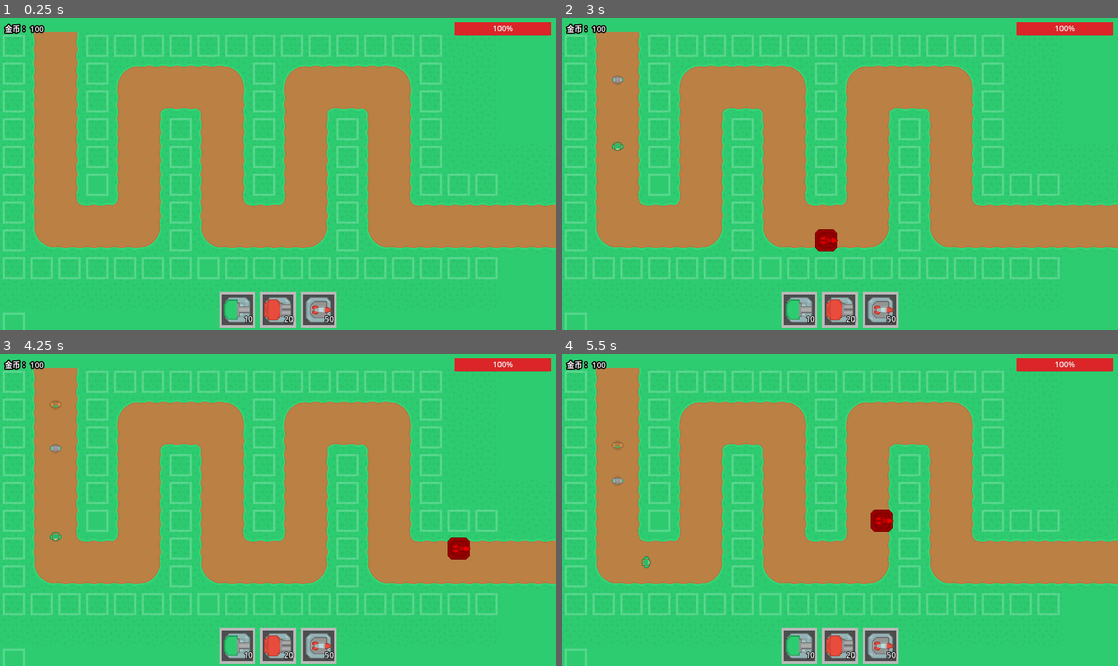
Above: before the commit, frames 1-4 (two rows, left to right).
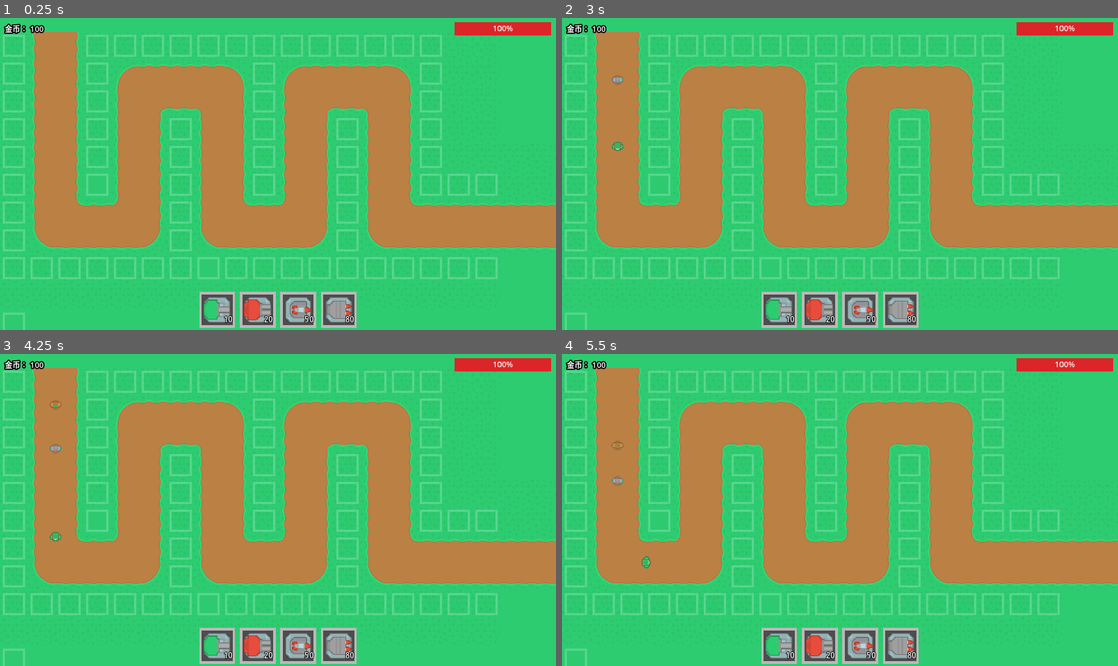
Above: after the commit, the same moments.

Repository: Liweimin0512/GodotTowerDefense
Game: Godot game, scene res://main.tscn
Same seed, same stepped clock (60 frames per second), same inputs: the game is played once before the commit and once after it.
Inputs (mouse positions are in pixels of both pictures, inside the frame that each line leads up to):
- Up to frame 1 (0.25 s): no input
- Up to frame 2 (3 s): tap Enter at 0.5 s; move the mouse to (801, 311) at 0.52 s; click (801, 311) at 0.67 s; move the mouse to (840, 311) at 1.27 s; click (840, 311) at 1.42 s; move the mouse to (878, 311) at 2.02 s; click (878, 311) at 2.17 s; move the mouse to (812, 236) at 2.77 s; click (812, 236) at 2.92 s
- Up to frame 3 (4.25 s): move the mouse to (444, 556) at 3.52 s; click (444, 556) at 3.67 s
- Up to frame 4 (5.5 s): move the mouse to (673, 463) at 4.27 s; click (673, 463) at 4.42 s; move the mouse to (867, 510) at 5.02 s; click (867, 510) at 5.17 s

The runs differ from the first frame. In frame 1, 2.5% of the frame differs, in the area x 35-65%, y 87-100%; in frame 2, 2.8%, in the area x 35-65%, y 67-100%; in frame 3, 2.8%; in frame 4, 2.8%.

Commit message:
导弹爆炸效果和相关逻辑实现

Diff:
--- a/main.tscn
+++ b/main.tscn
@@ -1,11 +1,11 @@
 [gd_scene load_steps=17 format=3 uid="uid://b81k01hvvahfb"]
 
 [ext_resource type="Script" path="res://main.gd" id="1_txhum"]
-[ext_resource type="PackedScene" uid="uid://chxyrunrronuv" path="res://source/actor/tower/enemy/enemy_01.tscn" id="2_8ac7j"]
-[ext_resource type="PackedScene" uid="uid://bldo30m34vnlk" path="res://source/actor/tower/enemy/enemy_02.tscn" id="3_hthjo"]
-[ext_resource type="PackedScene" uid="uid://bp6udbi527qil" path="res://source/actor/tower/enemy/enemy_03.tscn" id="4_a83jd"]
-[ext_resource type="PackedScene" uid="uid://m732k81v5pbt" path="res://source/actor/tower/enemy/enemy_04.tscn" id="5_f6jel"]
-[ext_resource type="PackedScene" uid="uid://dr57s47rgl0uh" path="res://source/actor/tower/enemy/enemy_05.tscn" id="6_ruxks"]
+[ext_resource type="PackedScene" uid="uid://chxyrunrronuv" path="res://source/actor/enemy/enemy_01.tscn" id="2_8ac7j"]
+[ext_resource type="PackedScene" uid="uid://bldo30m34vnlk" path="res://source/actor/enemy/enemy_02.tscn" id="3_hthjo"]
+[ext_resource type="PackedScene" uid="uid://bp6udbi527qil" path="res://source/actor/enemy/enemy_03.tscn" id="4_a83jd"]
+[ext_resource type="PackedScene" uid="uid://m732k81v5pbt" path="res://source/actor/enemy/enemy_04.tscn" id="5_f6jel"]
+[ext_resource type="PackedScene" uid="uid://dr57s47rgl0uh" path="res://source/actor/enemy/enemy_05.tscn" id="6_ruxks"]
 [ext_resource type="Texture2D" uid="uid://cmx1jg7fcrfj8" path="res://assets/textures/towerDefense_tilesheet@2.png" id="7_v67ja"]
 [ext_resource type="PackedScene" uid="uid://k0vt6u5l84ia" path="res://source/actor/tower.tscn" id="8_yv24w"]
 [ext_resource type="PackedScene" uid="uid://b1pjw4s15wm6b" path="res://source/widgets/game_form.tscn" id="9_ub67f"]
--- a/source/actor/bullet.gd
+++ b/source/actor/bullet.gd
@@ -8,9 +8,19 @@
 
 func _ready() -> void:
 	$Timer.wait_time = dead_time
+	$Area2D.area_entered.connect(_on_area_entered)
 
 func initialize(target : Enemy) -> void:
 	self.target = target
 
+func hit(enemy : Enemy) -> void:
+	enemy.damage(damage)
+	queue_free()
+
 func _on_timer_timeout() -> void:
 	queue_free()
+
+func _on_area_entered(area : Area2D) -> void:
+	if not area or not area.owner is Enemy : return
+	var enemy : Enemy = area.owner
+	hit(enemy)
--- a/source/actor/bullet.tscn
+++ b/source/actor/bullet.tscn
@@ -19,6 +19,7 @@
 [node name="Area2D" type="Area2D" parent="."]
 collision_layer = 4
 collision_mask = 2
+monitorable = false
 
 [node name="CollisionShape2D" type="CollisionShape2D" parent="Area2D"]
 rotation = 1.5708
--- a/source/actor/bullet/bullet_linear.gd
+++ b/source/actor/bullet/bullet_linear.gd
@@ -1,7 +1,10 @@
 extends Bullet
 class_name BulletLinear
 
+@export var P_EXPLOTION : PackedScene = null
+@export var explote_damage : float = 8
 var target_position = Vector2()  # 目标位置
+var explotion = null
 
 func initialize(target: Enemy) -> void:
 	target_position = target.global_position
@@ -14,3 +17,14 @@
 	global_position += move_vector
 	if position.distance_to(target_position) < step:
 		queue_free()  # 到达目标或超过一定距离后销毁
+
+## 创建爆炸物
+func create_explotion() -> void:
+	explotion = P_EXPLOTION.instantiate()
+	explotion.damage = explote_damage
+	get_parent().add_child(explotion)
+	explotion.global_position = global_position
+
+func hit(enemy : Enemy) -> void:
+	create_explotion()
+	super(enemy)
--- a/source/actor/bullet/bullet_linear.tscn
+++ b/source/actor/bullet/bullet_linear.tscn
@@ -1,11 +1,14 @@
-[gd_scene load_steps=4 format=3 uid="uid://bqg1ydi3ox2or"]
+[gd_scene load_steps=5 format=3 uid="uid://bqg1ydi3ox2or"]
 
 [ext_resource type="PackedScene" uid="uid://bt5ssito74mvj" path="res://source/actor/bullet.tscn" id="1_npi0a"]
 [ext_resource type="Script" path="res://source/actor/bullet/bullet_linear.gd" id="2_8qj7l"]
 [ext_resource type="Texture2D" uid="uid://ctu87t0i3d8sj" path="res://assets/textures/tower/bullet_06.tres" id="3_gely8"]
+[ext_resource type="PackedScene" uid="uid://rcjxsvn0e3o7" path="res://source/actor/explotion.tscn" id="3_ookgu"]
 
 [node name="bullet_linear" instance=ExtResource("1_npi0a")]
 script = ExtResource("2_8qj7l")
+P_EXPLOTION = ExtResource("3_ookgu")
+explote_damage = 8.0
 
 [node name="Sprite2D" parent="." index="0"]
 texture = ExtResource("3_gely8")
--- a/source/actor/bullet/bullet_linear_02.tscn
+++ b/source/actor/bullet/bullet_linear_02.tscn
@@ -1,11 +1,14 @@
-[gd_scene load_steps=4 format=3 uid="uid://ev7rug88aeaj"]
+[gd_scene load_steps=5 format=3 uid="uid://ev7rug88aeaj"]
 
 [ext_resource type="PackedScene" uid="uid://bt5ssito74mvj" path="res://source/actor/bullet.tscn" id="1_8e73h"]
 [ext_resource type="Script" path="res://source/actor/bullet/bullet_linear.gd" id="2_4vp8e"]
+[ext_resource type="PackedScene" uid="uid://rcjxsvn0e3o7" path="res://source/actor/explotion.tscn" id="3_0p681"]
 [ext_resource type="Texture2D" uid="uid://cs80xqqlrdxk6" path="res://assets/textures/tower/bullet_05.tres" id="3_f8r4k"]
 
 [node name="bullet_linear" instance=ExtResource("1_8e73h")]
 script = ExtResource("2_4vp8e")
+P_EXPLOTION = ExtResource("3_0p681")
+explote_damage = 8.0
 
 [node name="Sprite2D" parent="." index="0"]
 texture = ExtResource("3_f8r4k")
--- a/source/actor/enemy.gd
+++ b/source/actor/enemy.gd
@@ -7,7 +7,7 @@
 @export var speed : float = 120
 @export var max_hp : float = 100
 var current_hp : float : set = _current_hp_setter
-@export var damage : float = 10
+@export var attack : float = 10
 @export var loot_coin : int = 10
 
 signal damaged
@@ -29,12 +29,12 @@
 		queue_free()
 		get_parent().remove_child(self)
 
-func _damage() -> void:damaged.emit(damage)
+## 受到伤害
+func damage(damage: float) -> void:
+	current_hp -= damage
 
-func _on_area_2d_area_entered(area: Area2D) -> void:
-	if area.owner is Bullet:
-		current_hp -= area.owner.damage
-		area.owner.queue_free()
+func _damage() -> void:
+	damaged.emit(attack)
 
 func _current_hp_setter(value : float) -> void:
 	current_hp = value
--- a/source/actor/enemy.tscn
+++ b/source/actor/enemy.tscn
@@ -5,7 +5,7 @@
 [ext_resource type="AudioStream" uid="uid://k3sjvxtm4mh8" path="res://assets/sound/hit3.ogg" id="3_7wnpj"]
 
 [sub_resource type="CircleShape2D" id="CircleShape2D_pfb0x"]
-radius = 64.0
+radius = 32.0
 
 [sub_resource type="StyleBoxFlat" id="StyleBoxFlat_rendp"]
 bg_color = Color(0.933333, 0.164706, 0.152941, 1)
@@ -13,7 +13,6 @@
 [node name="Enemy" type="PathFollow2D" groups=["actor", "enemy"]]
 script = ExtResource("1_rl2a8")
 speed = 200.0
-damage = 1.0
 
 [node name="Sprite2D" type="Sprite2D" parent="."]
 texture = ExtResource("2_so4lf")
@@ -21,6 +20,7 @@
 [node name="Area2D" type="Area2D" parent="."]
 collision_layer = 2
 collision_mask = 4
+monitoring = false
 
 [node name="CollisionShape2D" type="CollisionShape2D" parent="Area2D"]
 shape = SubResource("CircleShape2D_pfb0x")
@@ -38,5 +38,3 @@
 
 [node name="audio_dead" type="AudioStreamPlayer" parent="."]
 stream = ExtResource("3_7wnpj")
-
-[connection signal="area_entered" from="Area2D" to="." method="_on_area_2d_area_entered"]
--- a/source/actor/tower/enemy/enemy_05.tscn
+++ b/source/actor/enemy/enemy_05.tscn
@@ -1,15 +1,20 @@
-[gd_scene load_steps=3 format=3 uid="uid://dr57s47rgl0uh"]
+[gd_scene load_steps=4 format=3 uid="uid://dr57s47rgl0uh"]
 
 [ext_resource type="PackedScene" uid="uid://b6rxwl2ai7deu" path="res://source/actor/enemy.tscn" id="1_uyw1v"]
 [ext_resource type="Texture2D" uid="uid://vhcf86gdjmq3" path="res://assets/textures/enemy/enemy_tank_01.tres" id="2_dmdtk"]
 
+[sub_resource type="RectangleShape2D" id="RectangleShape2D_yecky"]
+size = Vector2(110, 75)
+
 [node name="Enemy" instance=ExtResource("1_uyw1v")]
 speed = 100.0
 max_hp = 1000.0
-damage = 50.0
 
 [node name="Sprite2D" parent="." index="0"]
 texture = ExtResource("2_dmdtk")
 
+[node name="CollisionShape2D2" type="CollisionShape2D" parent="Area2D" index="1"]
+shape = SubResource("RectangleShape2D_yecky")
+
 [node name="ProgressBar" parent="." index="2"]
 offset_bottom = -124.0
--- /dev/null
+++ b/source/actor/explotion.gd
@@ -0,0 +1,22 @@
+extends Node2D
+
+@onready var animated_sprite_2d: AnimatedSprite2D = $AnimatedSprite2D
+@onready var area_2d: Area2D = $Area2D
+## 伤害，由上层子弹提供
+@export var damage : float = 10
+
+signal exploted
+
+func _ready() -> void:
+	animated_sprite_2d.animation_finished.connect(
+		func() -> void:
+			_explote()
+	)
+
+## 爆炸
+func _explote() -> void:
+	for area : Area2D in area_2d.get_overlapping_areas():
+		area.owner.damage(damage)
+	queue_free()
+	get_parent().remove_child(self)
+	exploted.emit()
--- /dev/null
+++ b/source/actor/explotion.tscn
@@ -0,0 +1,68 @@
+[gd_scene load_steps=13 format=3 uid="uid://rcjxsvn0e3o7"]
+
+[ext_resource type="Script" path="res://source/actor/explotion.gd" id="1_5jw6n"]
+[ext_resource type="Texture2D" uid="uid://dfcndyw24qkei" path="res://assets/textures/explosion/Pixel explosion/pixelExplosion00.png" id="1_bdtir"]
+[ext_resource type="Texture2D" uid="uid://dcpvfctompgxa" path="res://assets/textures/explosion/Pixel explosion/pixelExplosion01.png" id="2_c4qc1"]
+[ext_resource type="Texture2D" uid="uid://cpb0qf81c86hv" path="res://assets/textures/explosion/Pixel explosion/pixelExplosion02.png" id="3_ikfr1"]
+[ext_resource type="Texture2D" uid="uid://bhf8ofee18rub" path="res://assets/textures/explosion/Pixel explosion/pixelExplosion03.png" id="4_kvbfr"]
+[ext_resource type="Texture2D" uid="uid://wnrdo3ofx1qp" path="res://assets/textures/explosion/Pixel explosion/pixelExplosion04.png" id="5_4g67x"]
+[ext_resource type="Texture2D" uid="uid://tjakgqdrycq8" path="res://assets/textures/explosion/Pixel explosion/pixelExplosion05.png" id="6_qifyy"]
+[ext_resource type="Texture2D" uid="uid://d2jfjpxu186io" path="res://assets/textures/explosion/Pixel explosion/pixelExplosion06.png" id="7_tsv15"]
+[ext_resource type="Texture2D" uid="uid://dm4as75yybiks" path="res://assets/textures/explosion/Pixel explosion/pixelExplosion07.png" id="8_ghv32"]
+[ext_resource type="Texture2D" uid="uid://7hex7mkjixik" path="res://assets/textures/explosion/Pixel explosion/pixelExplosion08.png" id="9_rd7fr"]
+
+[sub_resource type="SpriteFrames" id="SpriteFrames_2yy5s"]
+animations = [{
+"frames": [{
+"duration": 1.0,
+"texture": ExtResource("1_bdtir")
+}, {
+"duration": 1.0,
+"texture": ExtResource("2_c4qc1")
+}, {
+"duration": 1.0,
+"texture": ExtResource("3_ikfr1")
+}, {
+"duration": 1.0,
+"texture": ExtResource("4_kvbfr")
+}, {
+"duration": 1.0,
+"texture": ExtResource("5_4g67x")
+}, {
+"duration": 1.0,
+"texture": ExtResource("6_qifyy")
+}, {
+"duration": 1.0,
+"texture": ExtResource("7_tsv15")
+}, {
+"duration": 1.0,
+"texture": ExtResource("8_ghv32")
+}, {
+"duration": 1.0,
+"texture": ExtResource("9_rd7fr")
+}],
+"loop": false,
+"name": &"default",
+"speed": 5.0
+}]
+
+[sub_resource type="CircleShape2D" id="CircleShape2D_fjk3n"]
+radius = 128.0
+
+[node name="Explotion" type="Node2D"]
+script = ExtResource("1_5jw6n")
+
+[node name="AnimatedSprite2D" type="AnimatedSprite2D" parent="."]
+scale = Vector2(2.5, 2.5)
+sprite_frames = SubResource("SpriteFrames_2yy5s")
+autoplay = "default"
+frame = 8
+frame_progress = 1.0
+speed_scale = 3.0
+
+[node name="Area2D" type="Area2D" parent="."]
+collision_layer = 4
+collision_mask = 2
+
+[node name="CollisionShape2D" type="CollisionShape2D" parent="Area2D"]
+shape = SubResource("CircleShape2D_fjk3n")
--- a/source/actor/tower.gd
+++ b/source/actor/tower.gd
@@ -12,6 +12,7 @@
 
 var current_cd : float = 0
 var enemies : Array = []
+var current_bullet_count : int
 
 func _ready() -> void:
 	#initialize()
@@ -31,6 +32,7 @@
 	area_2d.area_exited.connect(_on_area_exit)
 	for area in area_2d.get_overlapping_areas():
 		enemies.append(area.owner)
+	current_bullet_count = bullet_count
 
 ## 能否拜访建筑物
 func can_place_tower(coin: int) -> bool:
@@ -44,12 +46,17 @@
 
 func _attack_enemy() -> void:
 	if enemies.is_empty() : return
-	_spawn_bullet()
-	current_cd = cooldown
+	if current_bullet_count > 0:
+		await _spawn_bullet()
+	else:
+		current_bullet_count = bullet_count
+		current_cd = cooldown
 
 func _spawn_bullet() -> void:
 	var bullet = p_bullet.instantiate()
 	bullet.damage = damage
 	add_child(bullet)
 	bullet.initialize(enemies[0])
+	current_bullet_count -= 1
 	$audio_explosion.play()
+	await get_tree().create_timer(0.5).timeout
--- a/source/actor/tower/tower_02.tscn
+++ b/source/actor/tower/tower_02.tscn
@@ -1,16 +1,17 @@
 [gd_scene load_steps=5 format=3 uid="uid://4c7g5vudwksg"]
 
 [ext_resource type="PackedScene" uid="uid://k0vt6u5l84ia" path="res://source/actor/tower.tscn" id="1_i4sba"]
-[ext_resource type="PackedScene" uid="uid://dsv7vfuh3knl1" path="res://source/actor/bullet/bullet_homing.tscn" id="2_cwk2j"]
+[ext_resource type="PackedScene" uid="uid://bcuxj4oqke6yp" path="res://source/actor/bullet/bullet_homing_02.tscn" id="2_5o2rc"]
 [ext_resource type="Texture2D" uid="uid://dn2mwmhmrr7oq" path="res://assets/textures/tower/tower_fort_01.tres" id="3_dij8j"]
 
 [sub_resource type="CircleShape2D" id="CircleShape2D_p3pnc"]
 radius = 320.0
 
 [node name="tower_01" instance=ExtResource("1_i4sba")]
-p_bullet = ExtResource("2_cwk2j")
+p_bullet = ExtResource("2_5o2rc")
 damage = 20.0
 cost = 20
+bullet_count = 2
 
 [node name="Sprite2D2" parent="fort" index="0"]
 texture = ExtResource("3_dij8j")
--- a/source/actor/tower/tower_03.tscn
+++ b/source/actor/tower/tower_03.tscn
@@ -9,6 +9,7 @@
 
 [node name="tower_01" instance=ExtResource("1_dmvpr")]
 p_bullet = ExtResource("2_uiaev")
+cooldown = 2.0
 damage = 50.0
 cost = 50
 
--- a/source/actor/tower/tower_04.tscn
+++ b/source/actor/tower/tower_04.tscn
@@ -9,8 +9,10 @@
 
 [node name="tower" instance=ExtResource("1_2bedv")]
 p_bullet = ExtResource("2_ewedy")
-damage = 50.0
-cost = 50
+cooldown = 2.0
+damage = 80.0
+cost = 80
+bullet_count = 2
 
 [node name="Sprite2D2" parent="fort" index="0"]
 texture = ExtResource("3_ayjdr")
--- a/source/widgets/game_form.tscn
+++ b/source/widgets/game_form.tscn
@@ -1,10 +1,11 @@
-[gd_scene load_steps=8 format=3 uid="uid://b1pjw4s15wm6b"]
+[gd_scene load_steps=9 format=3 uid="uid://b1pjw4s15wm6b"]
 
 [ext_resource type="Script" path="res://source/widgets/game_form.gd" id="1_2xrgf"]
 [ext_resource type="PackedScene" uid="uid://cksee1q0k6by2" path="res://source/widgets/w_tower.tscn" id="1_55u1p"]
 [ext_resource type="PackedScene" uid="uid://4c7g5vudwksg" path="res://source/actor/tower/tower_02.tscn" id="3_6haoi"]
 [ext_resource type="PackedScene" uid="uid://b0s3vm6evpi2m" path="res://source/actor/tower/tower_01.tscn" id="3_q2ctl"]
 [ext_resource type="PackedScene" uid="uid://bdvsih7jrrdtr" path="res://source/actor/tower/tower_03.tscn" id="4_y5561"]
+[ext_resource type="PackedScene" uid="uid://d0v6d5gklcva6" path="res://source/actor/tower/tower_04.tscn" id="6_2dxa1"]
 [ext_resource type="PackedScene" uid="uid://2a30u32gxesu" path="res://source/widgets/w_game_over.tscn" id="6_l4kq6"]
 
 [sub_resource type="StyleBoxFlat" id="StyleBoxFlat_jjcin"]
@@ -93,6 +94,10 @@
 layout_mode = 2
 p_tower = ExtResource("4_y5561")
 
+[node name="w_tower4" parent="MarginContainer/HBoxContainer" instance=ExtResource("1_55u1p")]
+layout_mode = 2
+p_tower = ExtResource("6_2dxa1")
+
 [node name="w_game_over" parent="." instance=ExtResource("6_l4kq6")]
 process_mode = 3
 layout_mode = 1
Binary file added: assets/textures/explosion/Pixel explosion/pixelExplosion00.png
Not shown, added: assets/textures/explosion/Pixel explosion/pixelExplosion00.png.import
Binary file added: assets/textures/explosion/Pixel explosion/pixelExplosion01.png
Not shown, added: assets/textures/explosion/Pixel explosion/pixelExplosion01.png.import
Binary file added: assets/textures/explosion/Pixel explosion/pixelExplosion02.png
Not shown, added: assets/textures/explosion/Pixel explosion/pixelExplosion02.png.import
Binary file added: assets/textures/explosion/Pixel explosion/pixelExplosion03.png
Not shown, added: assets/textures/explosion/Pixel explosion/pixelExplosion03.png.import
Binary file added: assets/textures/explosion/Pixel explosion/pixelExplosion04.png
Not shown, added: assets/textures/explosion/Pixel explosion/pixelExplosion04.png.import
Binary file added: assets/textures/explosion/Pixel explosion/pixelExplosion05.png
Not shown, added: assets/textures/explosion/Pixel explosion/pixelExplosion05.png.import
(and 10 more such lines)
